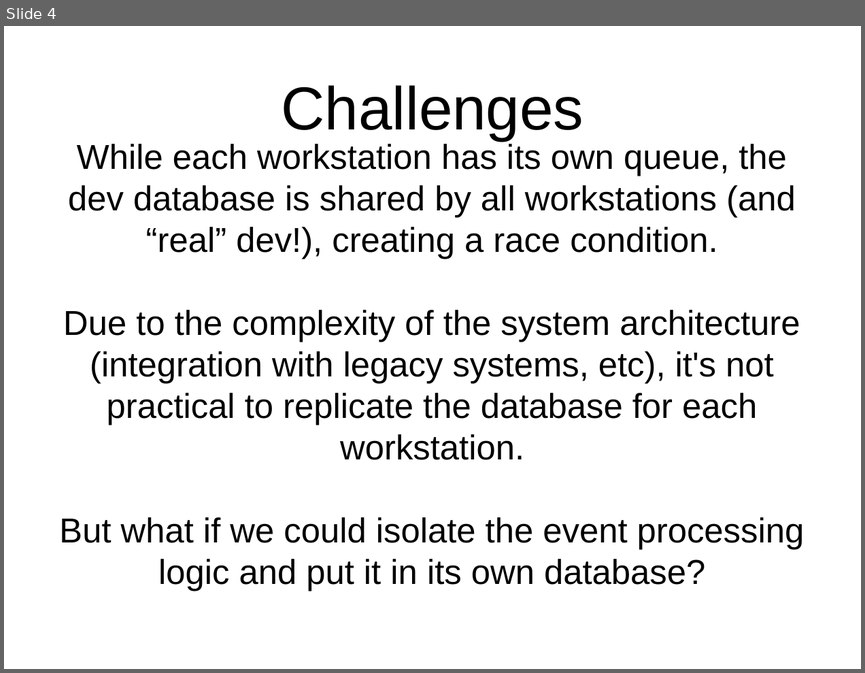
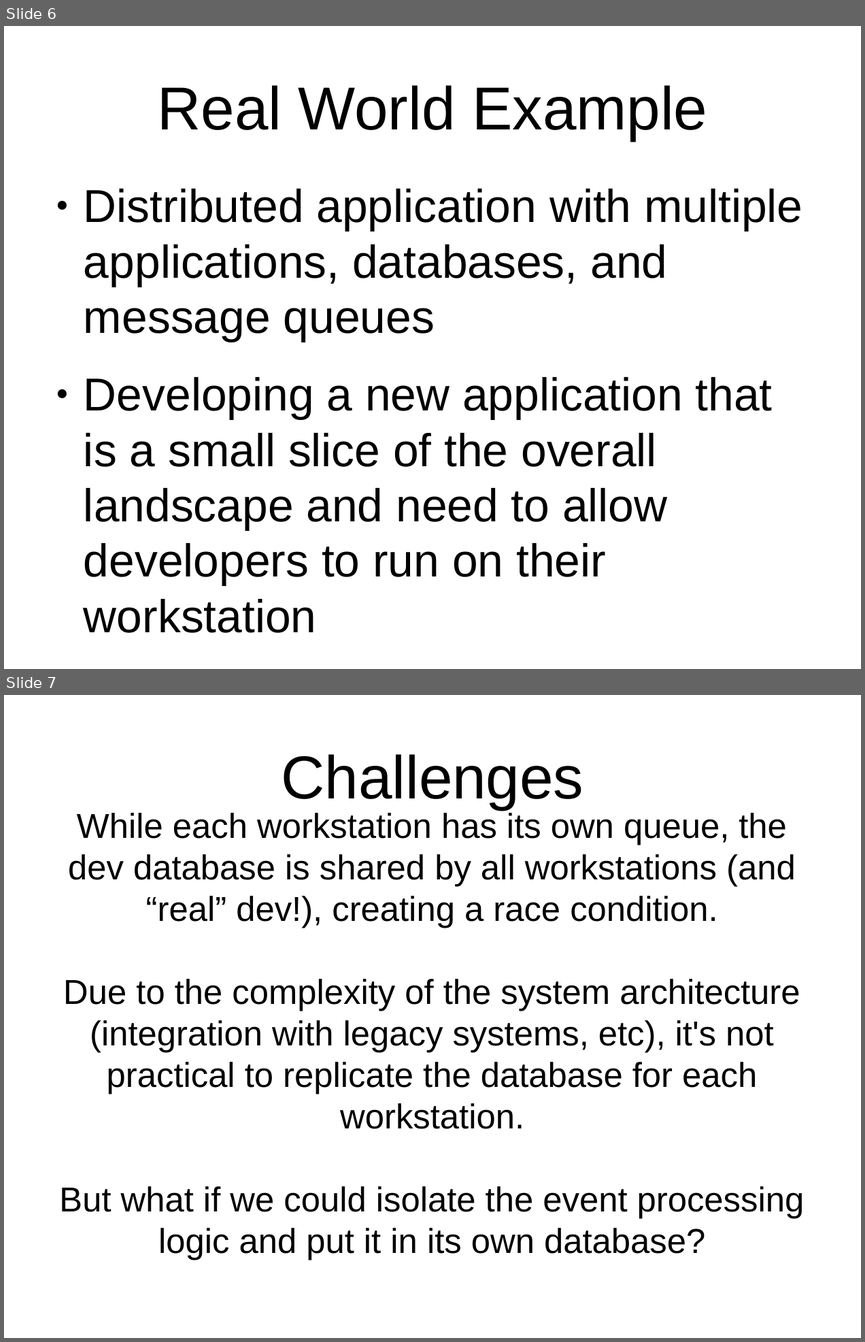
Before and after one commit to CinJug/spring-profiles, a slide deck: Spring Demo Intro.odp. Shown one above the other, each under a label of ours: slide 4 before the commit, slides 6 and 7 after it. The pictures are 865x673 and 865x1342 pixels, drawn with LibreOffice and Linux fonts; fonts in the diff are those of the drawing; background and template pictures are left out. Boxes give left, top, right and bottom in pixels: in the first picture for what was removed or moved away, otherwise in the second. Text is boxed around its words. In the diff, an @@ line names an element or a change of style, - is before the commit and + after.

```diff
--- a/Spring Demo Intro.odp
+++ b/Spring Demo Intro.odp
@@ slide 6 added at <box>4,26,861,669</box>, background picture (left out) @@
@@ title added at <box>157,85,707,140</box>, 56.1 pt, text #000000 @@
+Real World Example
@@ text added at <box>84,189,802,633</box>, 42.7 pt, text #000000 @@
+● Distributed application with multiple applications, databases, and message queues
+● Developing a new application that is a small slice of the overall landscape and need to allow developers to run on their workstation
@@ what was slide 4 is now slide 7 @@
```
Also in this commit, not shown: 3 slides changed, 4 other slides added.
